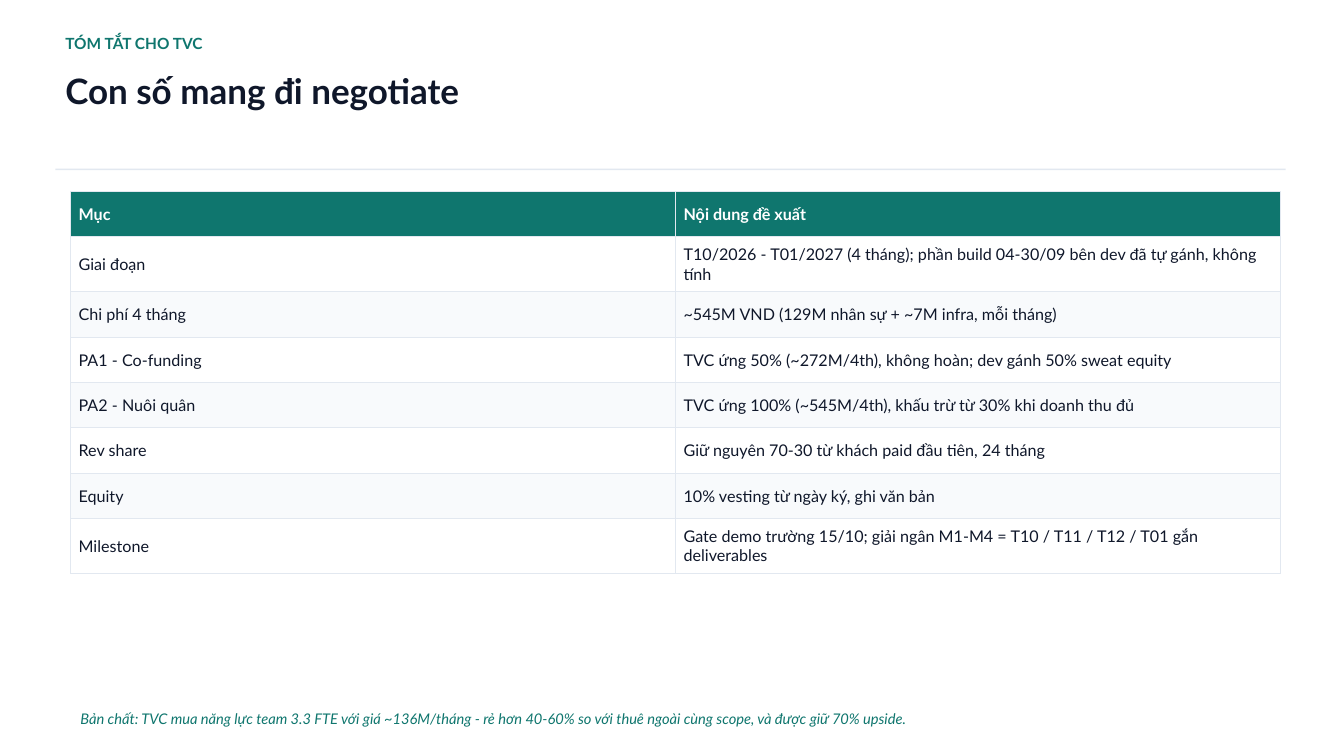
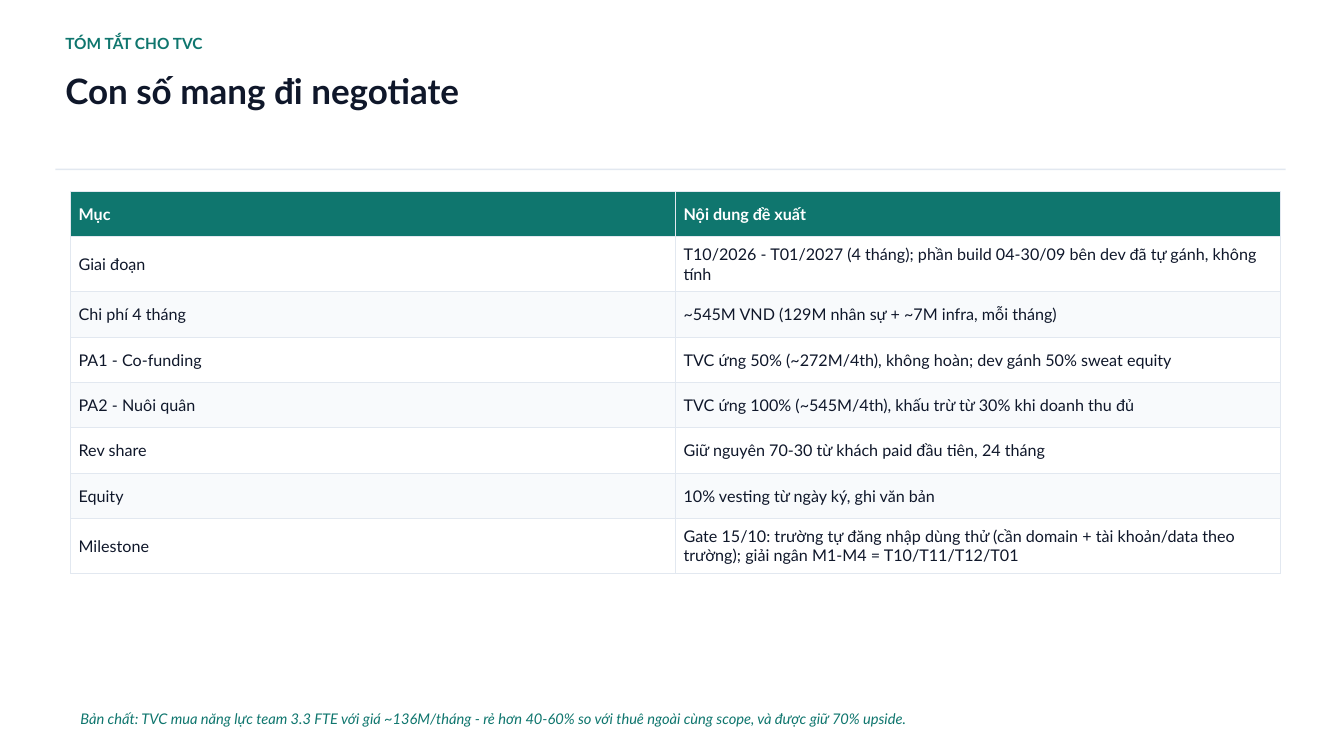
Before and after one commit to saintzzz/so-chu-nhiem-so, a slide deck: slide 10 of docs/handover/PROPOSAL-chi-phi-dev-4thang.pptx. Drawn at 1344x756 pixels with LibreOffice and Linux fonts; fonts in the diff are those of the drawing. Boxes give left, top, right and bottom in pixels: in the first picture for what was removed or moved away, otherwise in the second. Text is boxed around its words. In the diff, an @@ line names an element or a change of style, - is before the commit and + after.

```diff
--- a/docs/handover/PROPOSAL-chi-phi-dev-4thang.pptx
+++ b/docs/handover/PROPOSAL-chi-phi-dev-4thang.pptx
@@ table at bbox=[71, 192, 1280, 568] @@
-row 8, column 2: Gate demo trường 15/10; giải ngân M1-M4 = T10 / T11 / T12 / T01 gắn deliverables
+row 8, column 2: Gate 15/10: trường tự đăng nhập dùng thử (cần domain + tài khoản/data theo trường); giải ngân M1-M4 = T10/T11/T12/T01
```
Also in this commit, not shown: 3 other slides changed, 1 other file.
